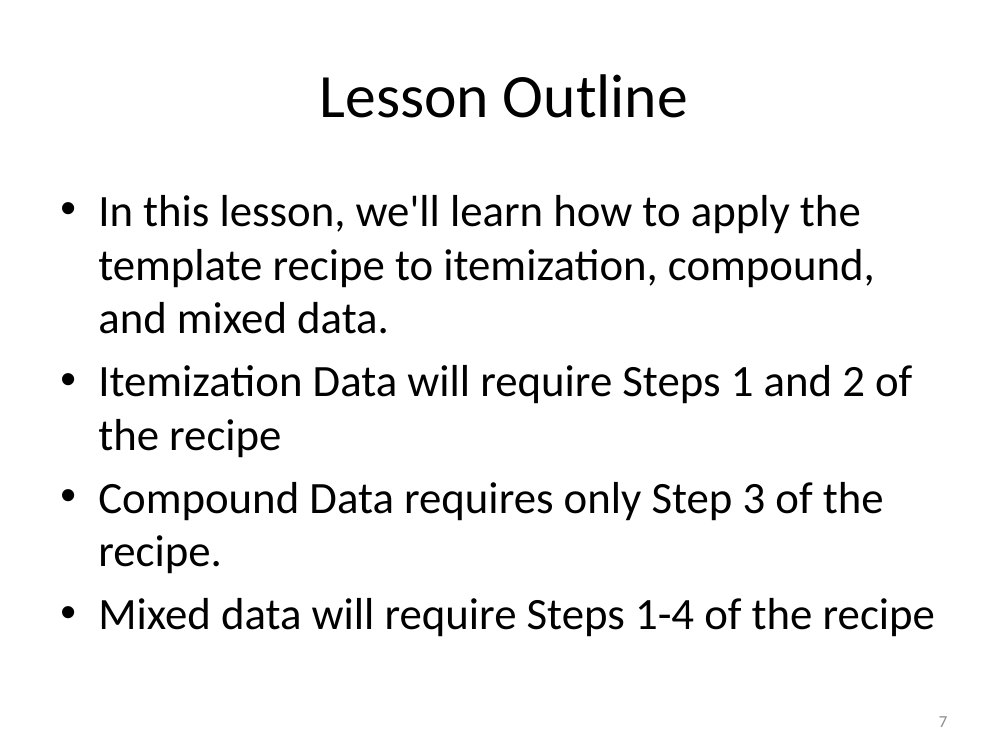
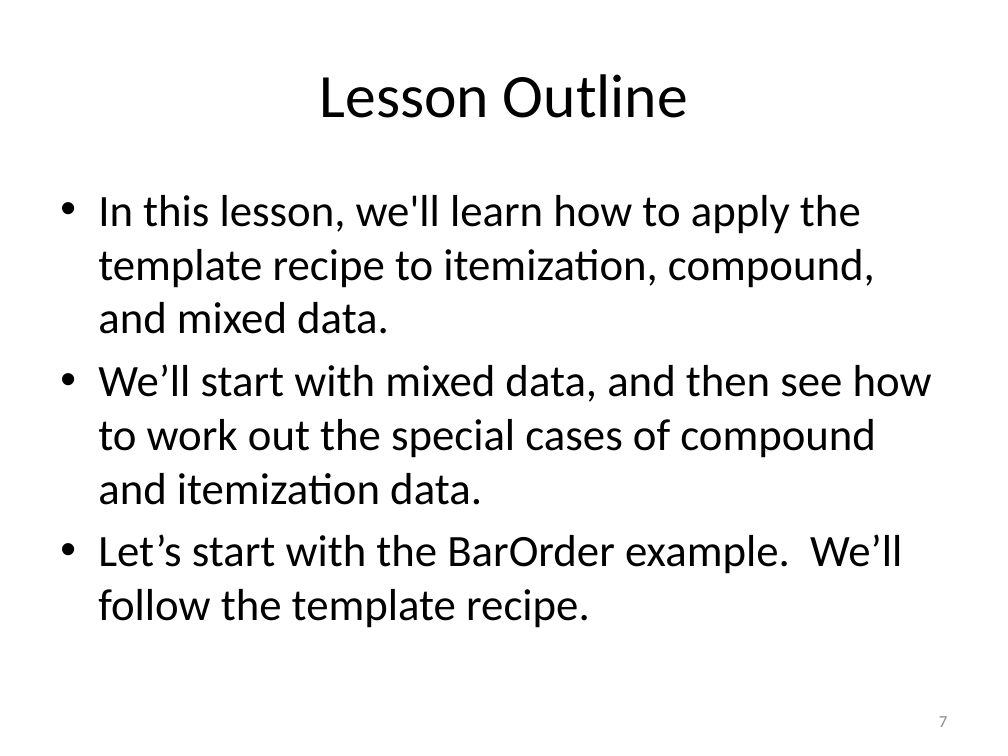
Before and after one commit to mwand/cs5010f16, a slide deck: slide 7 of Slides/Lesson 1.4 Templates.pptx. Drawn at 1008x756 pixels with LibreOffice and Linux fonts; fonts in the diff are those of the drawing. Boxes give left, top, right and bottom in pixels: in the first picture for what was removed or moved away, otherwise in the second. Text is boxed around its words. In the diff, an @@ line names an element or a change of style, - is before the commit and + after.

Commit message:
finished Lessons 1.3-1.7

```diff
--- a/Slides/Lesson 1.4 Templates.pptx
+++ b/Slides/Lesson 1.4 Templates.pptx
@@ text at (98,364,932,628): text changed @@
-• Itemization Data will require Steps 1 and 2 of the recipe
-• Compound Data requires only Step 3 of the recipe.
-• Mixed data will require Steps 1-4 of the recipe
+• We’ll start with mixed data, and then see how to work out the special cases of compound and itemization data.
+• Let’s start with the BarOrder example. We’ll follow the template recipe.
```
Also in this commit, not shown: 9 other slides changed, 8 slides added, 2 slides removed, 14 other files.
